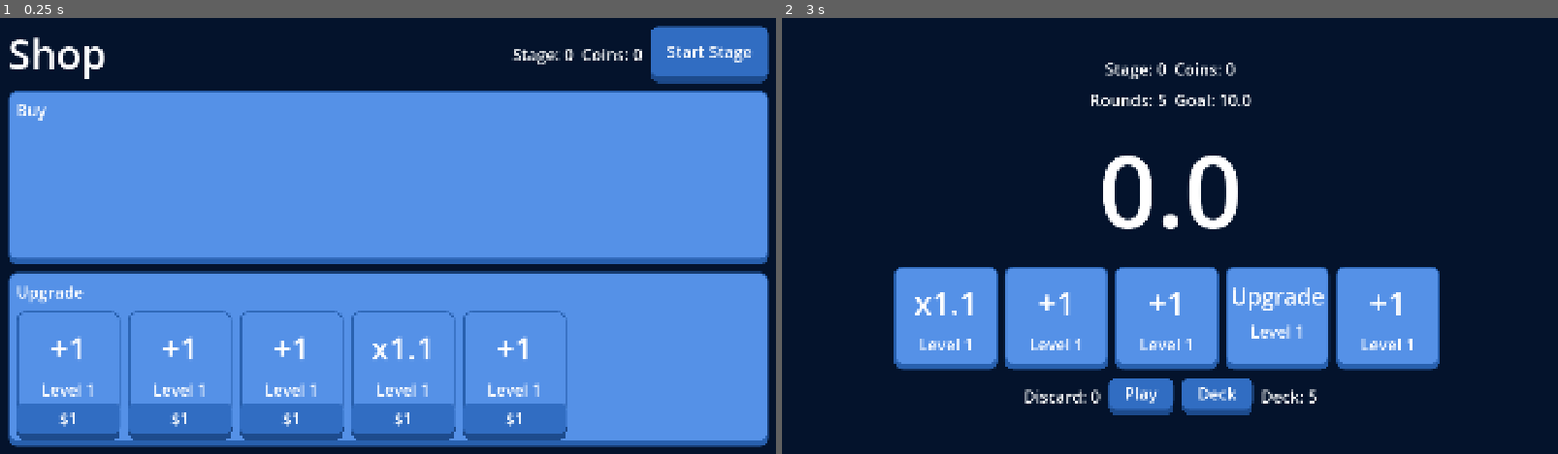
Above: before the commit, frames 1-2 (left to right).
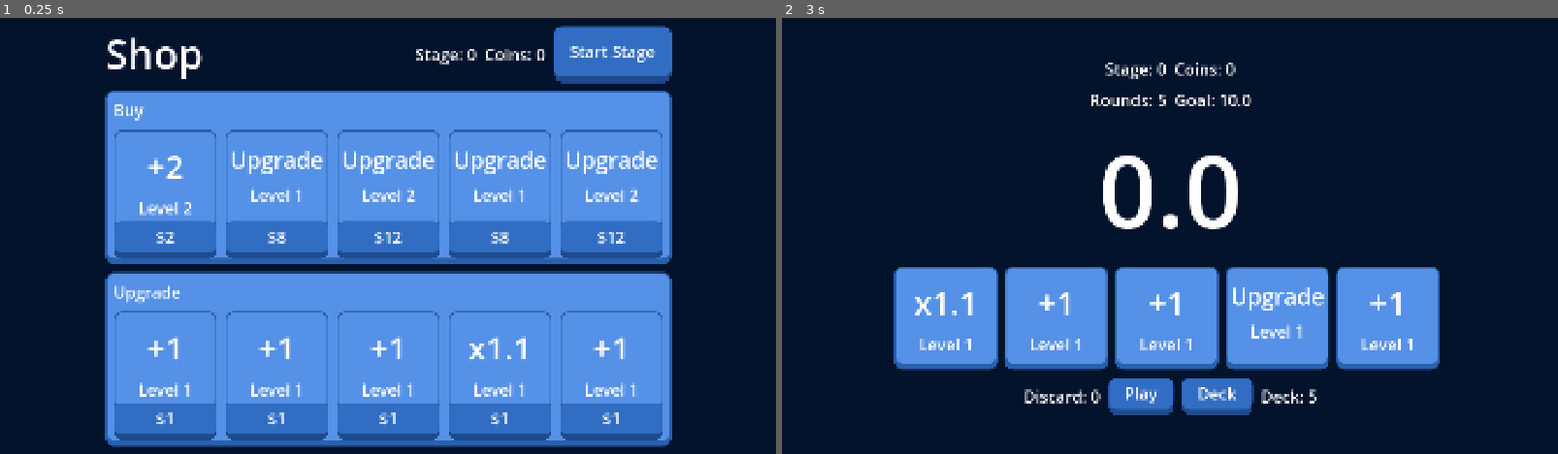
Above: after the commit, the same moments.

Repository: billyhawkes/card-game
Game: Godot game, scene res://scenes/shop/shop.tscn
Two runs of this game, one before a commit and one after it. Both use one fixed random seed, a clock stepped at 60 frames per second and the inputs below. This scene is started directly instead of the project's main scene.
Inputs (mouse positions are in pixels of both pictures, inside the frame that each line leads up to):
- Up to frame 1 (0.25 s): no input
- Up to frame 2 (3 s): click (944, 240) at 0.5 s, where only the run after the commit has a clickable "$2"; click (1061, 240) at 1.25 s, where only the run after the commit has a clickable "$8"; click (1170, 240) at 2 s, where only the run after the commit has a clickable "$12"; click "Start Stage" at 2.75 s

The runs differ from the first frame. In frame 1, 37% of the frame differs, in the area x 1-100%, y 1-99%; in frame 2, nothing differs.

Commit message:
feat: buying cards (closes #4)

Diff:
--- a/project.godot
+++ b/project.godot
@@ -25,6 +25,7 @@
 window/size/viewport_width=1920
 window/size/viewport_height=1080
 window/stretch/mode="canvas_items"
+window/stretch/aspect="expand"
 
 [editor_plugins]
 
--- a/scenes/cards/card.gd
+++ b/scenes/cards/card.gd
@@ -26,10 +26,11 @@
 	level_label.text = "Level " + str(level)
 	EventBus.card_updated.connect(_on_card_updated)
 
-func _on_card_updated() -> void:
-	level = Game.cards[card_id].level
-	value_label.text = label()
-	level_label.text = "Level " + str(level)
+func _on_card_updated(_card_id: int) -> void:
+	if card_id == _card_id:
+		level = Game.cards[card_id].level
+		value_label.text = label()
+		level_label.text = "Level " + str(level)
 
 static func create_card(_type: CardType, _level: int, _card_id: int) -> Card:
 	var new_card: Card = CARD.instantiate()
@@ -69,3 +70,14 @@
 			return 2 + level * 2
 		_:
 			return 0
+
+func get_buy_cost() -> int:
+	match type:
+		CardType.Add:
+			return get_upgrade_cost() * 2
+		CardType.Multiply:
+			return get_upgrade_cost() * 2
+		CardType.Upgrade:
+			return get_upgrade_cost() * 2
+		_:
+			return 0
--- a/scenes/cards/shop_card.gd
+++ b/scenes/cards/shop_card.gd
@@ -21,21 +21,26 @@
 			upgrade_button.text = str("$", card.get_upgrade_cost())
 		ShopType.Buy:
 			upgrade_button.visible = false
+			buy_button.text = str("$", card.get_buy_cost())
 
 
-static func create_card(_type: Card.CardType, _level: int, _card_id: int) -> ShopCard:
+static func create_card(_type: Card.CardType, _level: int, _card_id: int, _shop_type: ShopType) -> ShopCard:
 	var new_card: ShopCard = SHOP_CARD.instantiate()
 	new_card.card = new_card.get_child(0)
 	new_card.card.level = _level
 	new_card.card.type = _type
 	new_card.card.card_id = _card_id
-	if Game.cards.find(_card_id):
-		new_card.shop_type = ShopType.Upgrade
-	else:
-		new_card.shop_type = ShopType.Buy
+	new_card.shop_type = _shop_type
 	return new_card
 
 
 func _on_upgrade_button_pressed() -> void:
 	EventBus.upgrade_card.emit(card.card_id, card.get_upgrade_cost())
 	upgrade_button.text = str("$", card.get_upgrade_cost())
+
+
+func _on_buy_button_pressed() -> void:
+	var cost = card.get_buy_cost()
+	if Game.coins >= cost:
+		EventBus.buy_card.emit(card.type, card.level, cost)
+		queue_free()
--- a/scenes/cards/shop_card.tscn
+++ b/scenes/cards/shop_card.tscn
@@ -31,3 +31,4 @@
 [connection signal="mouse_entered" from="." to="." method="_on_mouse_entered"]
 [connection signal="mouse_exited" from="." to="." method="_on_mouse_exited"]
 [connection signal="pressed" from="HBoxContainer/UpgradeButton" to="." method="_on_upgrade_button_pressed"]
+[connection signal="pressed" from="HBoxContainer/BuyButton" to="." method="_on_buy_button_pressed"]
--- a/scenes/shop/shop.gd
+++ b/scenes/shop/shop.gd
@@ -1,13 +1,18 @@
 extends CanvasLayer
 
 @onready var upgrade_container: HBoxContainer = %UpgradeContainer
+@onready var buy_container: HBoxContainer = %BuyContainer
 
 func _ready() -> void:
 	var card_copy = Game.cards.duplicate()
 	card_copy.shuffle()
 	for card in card_copy.slice(0,5):
-		var new_card = ShopCard.create_card(card.type, card.level, card.card_id)
+		var new_card = ShopCard.create_card(card.type, card.level, card.card_id, ShopCard.ShopType.Upgrade)
 		upgrade_container.add_child(new_card)
+	for x in 5:
+		var type = randi() % 3
+		var new_card = ShopCard.create_card(type, Game.stage + randi() % 3, -1, ShopCard.ShopType.Buy)
+		buy_container.add_child(new_card)
 
 
 func _on_start_stage_button_pressed() -> void:
--- a/scenes/shop/shop.tscn
+++ b/scenes/shop/shop.tscn
@@ -7,9 +7,13 @@
 script = ExtResource("1_lx5au")
 
 [node name="HUD" type="MarginContainer" parent="."]
-anchors_preset = 15
-anchor_right = 1.0
+custom_minimum_size = Vector2(1440, 0)
+anchors_preset = 13
+anchor_left = 0.5
+anchor_right = 0.5
 anchor_bottom = 1.0
+offset_left = -466.5
+offset_right = 466.5
 grow_horizontal = 2
 grow_vertical = 2
 
--- a/scripts/event_bus.gd
+++ b/scripts/event_bus.gd
@@ -9,7 +9,8 @@
 
 # Cards
 signal upgrade_card(card_id: int, cost: int)
-signal card_updated
+signal card_updated(card_id: int)
+signal buy_card(type: int, level: int, cost: int)
 
 # Menus
 signal open_deck_menu
--- a/scripts/game.gd
+++ b/scripts/game.gd
@@ -11,6 +11,7 @@
 func _ready() -> void:
 	EventBus.stage_complete.connect(_on_stage_complete)
 	EventBus.upgrade_card.connect(_on_upgrade_card)
+	EventBus.buy_card.connect(_on_buy_card)
 
 	load_cards()
 
@@ -26,7 +27,13 @@
 		cards[card_id].level += 1
 		coins -= cost
 		EventBus.coins_updated.emit(coins)
-		EventBus.card_updated.emit()
+		EventBus.card_updated.emit(card_id)
+
+func _on_buy_card(type: Card.CardType, level:int, cost: int) -> void:
+	if coins >= cost:
+		coins -= cost
+		cards.append(Card.new(type, level, len(cards) + 1))
+		EventBus.coins_updated.emit(coins)
 
 func _on_stage_complete(rounds: int) -> void:
 	coins += 5 + rounds
